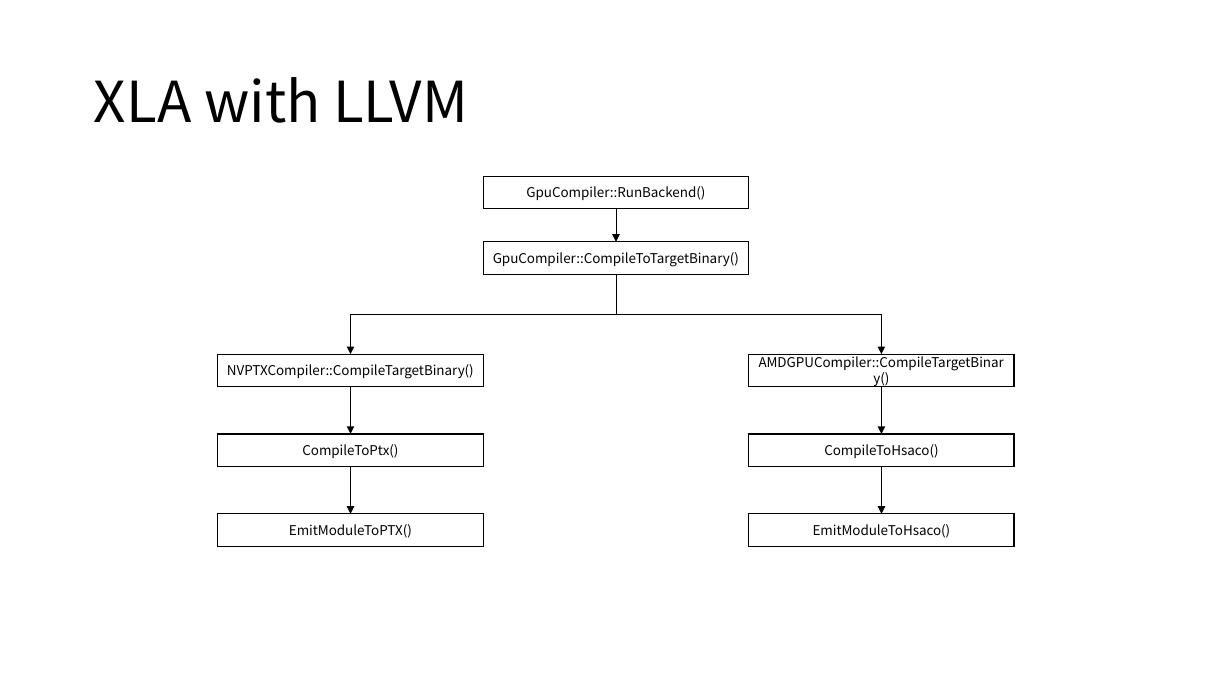
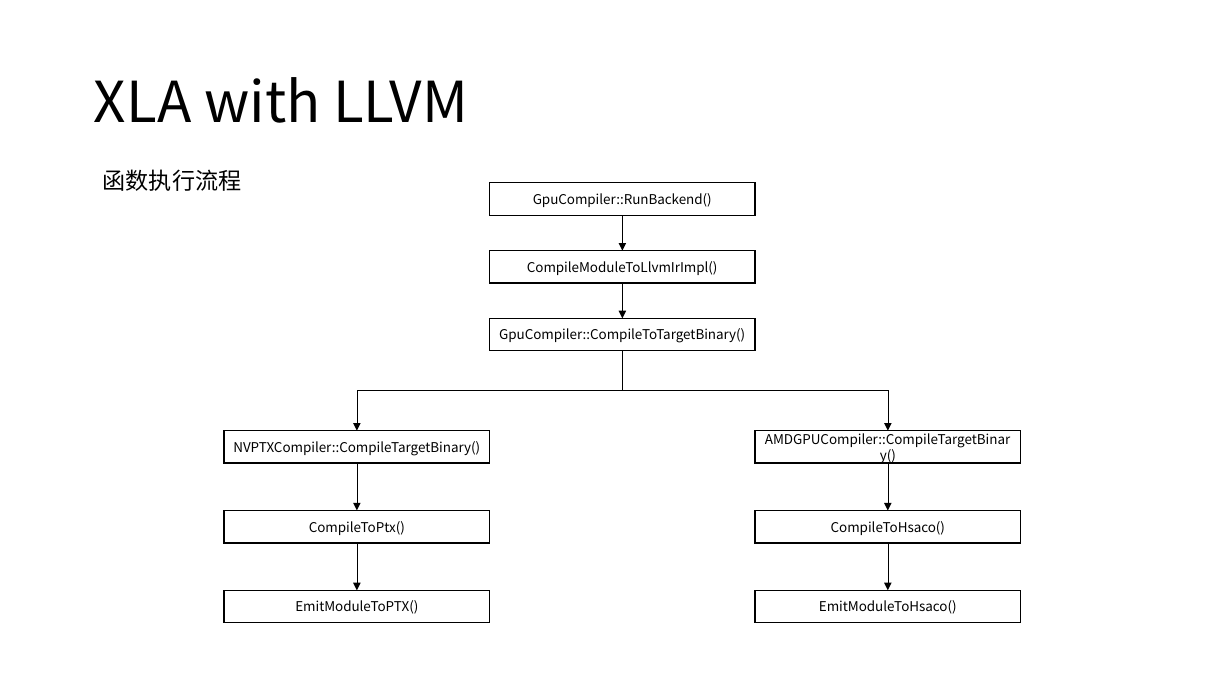
Before and after one commit to JYRoy/MLC-Learning, a slide deck: slide 24 of LLVM/04.LLVM Backend.pptx (slide 23 before the commit). Drawn at 1232x693 pixels with LibreOffice and Linux fonts; fonts in the diff are those of the drawing. Boxes give left, top, right and bottom in pixels: in the first picture for what was removed or moved away, otherwise in the second. Text is boxed around its words. In the diff, an @@ line names an element or a change of style, - is before the commit and + after.

Commit message:
update LLVM Backend

```diff
--- a/LLVM/04.LLVM Backend.pptx
+++ b/LLVM/04.LLVM Backend.pptx
@@ text added at box(103, 169, 242, 191), 18 pt, text #000000 @@
+函数执行流程
@@ rectangle "GpuCompiler::RunBackend()": place and size @@
-rectangle "GpuCompiler::RunBackend()" at box(483, 177, 749, 209)
+rectangle "GpuCompiler::RunBackend()" at box(490, 183, 755, 215)
@@ arrow moved from (616, 209) - (616, 242) to (623, 215) - (623, 250) @@
@@ rectangle added at box(490, 250, 755, 283), outline #000000 1 pt, 10.5 pt, text #000000 @@
+CompileModuleToLlvmIrImpl()
@@ arrow added from (623, 283) to (623, 318), #000000 0.5 pt @@
@@ 7 rectangles, 4 arrows, 2 elbow arrows: place and size @@
-7 rectangles, 4 arrows, 2 elbow arrows at box(218, 242, 1014, 546)
+7 rectangles, 4 arrows, 2 elbow arrows at box(225, 318, 1020, 623)
```
Also in this commit, not shown: 17 other slides changed, 5 slides added, 1 slide removed.
